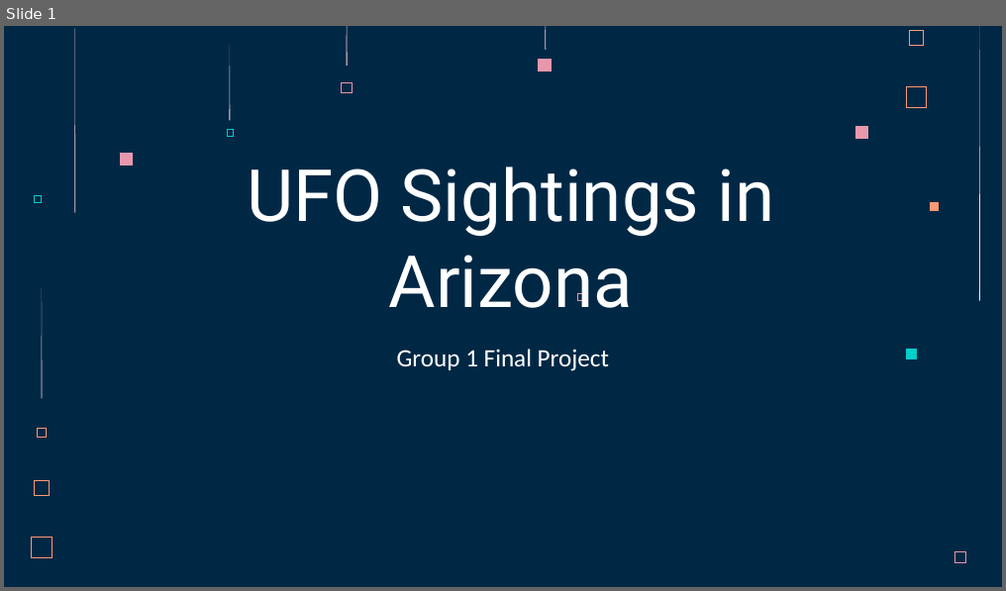
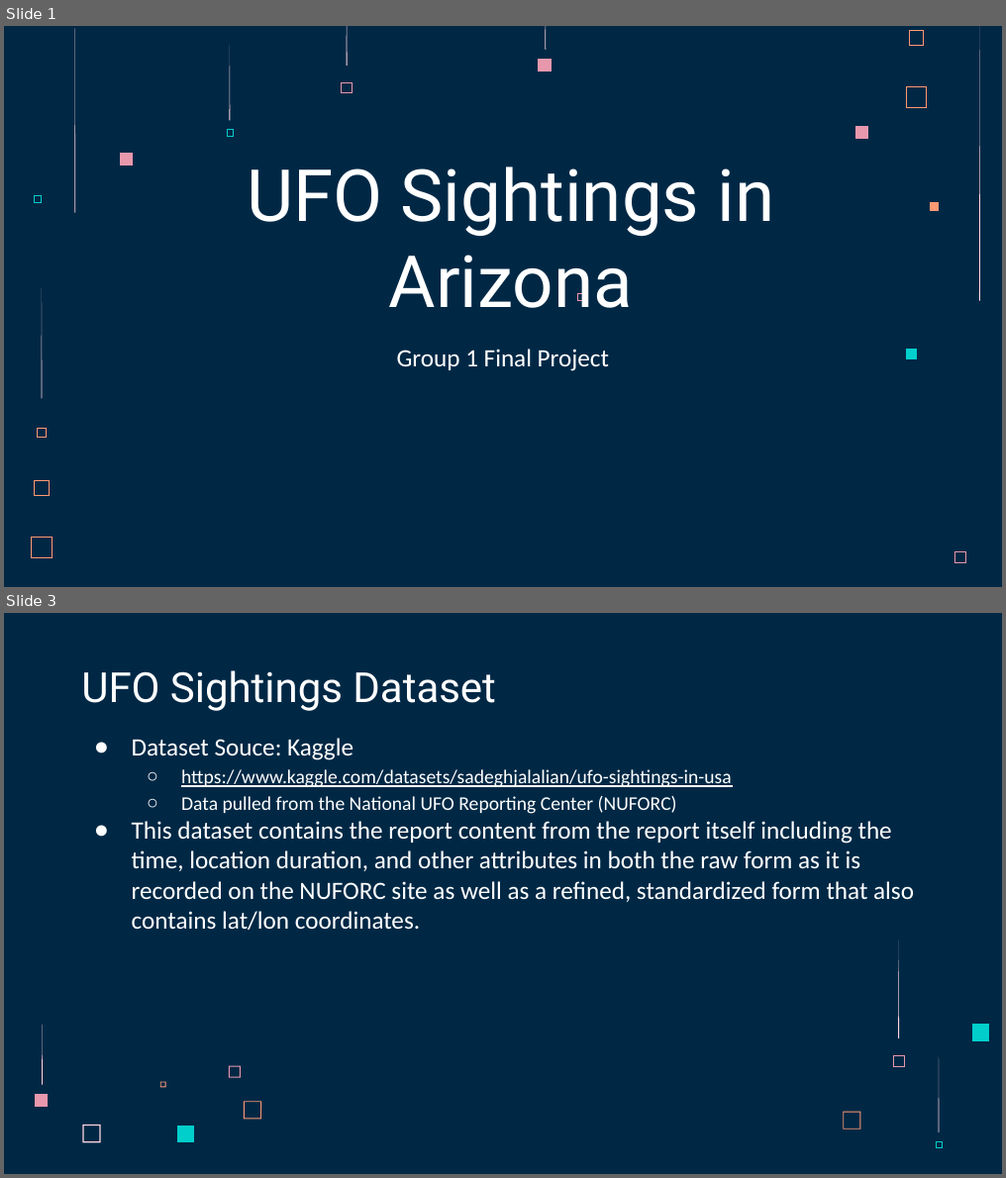
Before and after one commit to acegal1/Group1_Final_Project, a slide deck: _Group 1 Final Project Presentation - UFO Sightings in Arizona.pptx. Shown one above the other, each under a label of ours: slide 1 before the commit, slides 1 and 3 after it; the slides between them are not shown. The pictures are 1006x591 and 1006x1178 pixels, drawn with LibreOffice and Linux fonts; fonts in the diff are those of the drawing. Boxes give left, top, right and bottom in pixels: in the first picture for what was removed or moved away, otherwise in the second. Text is boxed around its words. In the diff, an @@ line names an element or a change of style, - is before the commit and + after.

```diff
--- a/_Group 1 Final Project Presentation - UFO Sightings in Arizona.pptx
+++ b/_Group 1 Final Project Presentation - UFO Sightings in Arizona.pptx
@@ slide 3 added at bbox=[4, 613, 1002, 1174], background #002845 @@
@@ title added at bbox=[81, 670, 496, 711], 30 pt, text #FFFFFF @@
+UFO Sightings Dataset
@@ text added at bbox=[132, 738, 914, 930], 18 pt, text #FFFFFF @@
+● Dataset Souce: Kaggle
+  ○ https://www.kaggle.com/datasets/sadeghjalalian/ufo-sightings-in-usa
+  ○ Data pulled from the National UFO Reporting Center (NUFORC)
+● This dataset contains the report content from the report itself including the time, location duration, and other attributes in both the raw form as it is recorded on the NUFORC site as well as a refined, standardized form that also contains lat/lon coordinates.
@@ freeform shape added at bbox=[898, 942, 899, 1039], fill #FFD6E1 @@
@@ freeform shape added at bbox=[42, 1024, 43, 1085], fill #FFD6E1 @@
@@ freeform shape added at bbox=[972, 1024, 989, 1041], fill #00CFCC @@
@@ freeform shape added at bbox=[893, 1056, 904, 1066], outline #E898AC 0.23 pt @@
@@ freeform shape added at bbox=[938, 1058, 939, 1133], fill #FFD6E1 @@
@@ freeform shape added at bbox=[160, 1082, 166, 1088], fill #FF9973 @@
@@ freeform shape added at bbox=[229, 1066, 241, 1078], fill #E898AC @@
@@ freeform shape added at bbox=[35, 1094, 48, 1107], fill #E898AC @@
@@ freeform shape added at bbox=[244, 1101, 261, 1119], fill #FF9973 @@
@@ freeform shape added at bbox=[844, 1112, 861, 1130], fill #FF9973 @@
@@ freeform shape added at bbox=[83, 1125, 101, 1143], fill #FFD6E1 @@
@@ freeform shape added at bbox=[176, 1126, 194, 1143], fill #00CFCC @@
@@ freeform shape added at bbox=[935, 1142, 942, 1148], outline #00CFCC 0.23 pt @@
```
Also in this commit, not shown: 3 other slides added, 1 other file.
